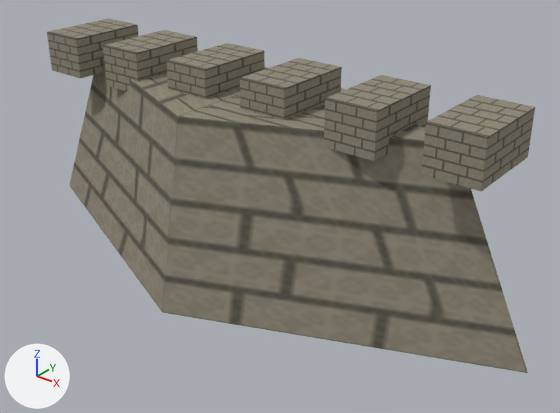
Renders of the glTF model app/src/main/assets/3d/field/military-STONE_WALL-1-lod1.glb from each side of a commit.
Rendered twice from a 50 mm lens placed at (0.664, -0.76, 0.576), pointed at (0.071, -0.019, 0.117). The axes (+X, +Y, +Z) are drawn at lower left. The lights are the same throughout. The picture after the commit comes second. Vertices at exactly the same position are counted once.
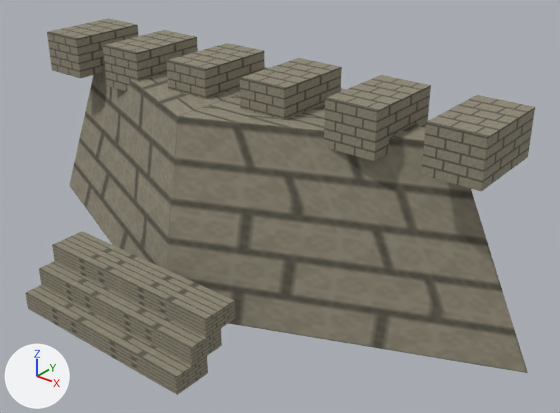
Boxes [x1, y1, x2, y2] around the edits, measured in the pictures (560 x 413 px):
'Mesh_0', reshaped (6% taller): before [47, 18, 535, 373]; after [25, 18, 535, 395]
part 1 of me_mesh_0, added: after [25, 285, 208, 395]
part 2 of me_mesh_0, added: after [39, 261, 222, 366]
part 3 of me_mesh_0, added: after [52, 231, 235, 338]

Edits to the bpy script that builds the scene:
```text
Change me_mesh_0:
    used by ob_mesh_0; location = (0.0, 0.0, 0.0)
    remove me_mesh_0.from_pydata(...)  # 59 vertices, 72 faces; spans x -0.43..0.43, y -0.18..0.18, z 0.0..0.3
    add me_mesh_0.from_pydata(...)  # 83 vertices, 102 faces; spans x -0.43..0.43, y -0.29..0.18, z 0.0..0.3
    me_mesh_0 part 1: the loose piece of 8 vertices spanning x -0.09..-0.02, y -0.06..0.06, z 0.24..0.3 is copied, and the copy is scaled about its middle by (4, 0.417, 0.417), then moved by (0.055, -0.265, -0.253); it spans x -0.14..0.14, y -0.29..-0.24, z 0.005..0.03
    me_mesh_0 part 2: the loose piece of 8 vertices spanning x -0.09..-0.02, y -0.06..0.06, z 0.24..0.3 is copied, and the copy is scaled about its middle by (4, 0.417, 0.417), then moved by (0.055, -0.24, -0.228); it spans x -0.14..0.14, y -0.265..-0.215, z 0.03..0.055
    me_mesh_0 part 3: the loose piece of 8 vertices spanning x -0.09..-0.02, y -0.06..0.06, z 0.24..0.3 is copied, and the copy is scaled about its middle by (4, 0.417, 0.417), then moved by (0.055, -0.215, -0.203); it spans x -0.14..0.14, y -0.24..-0.19, z 0.055..0.08
```
